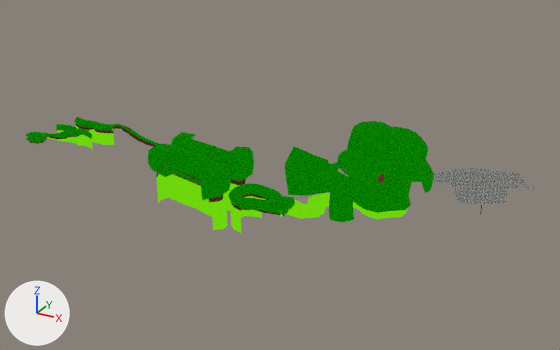
Before and after pictures for a commit that changed the glTF model Assets/Meshes/Levels/CrocLevels/CrocLevel2.glb.
Rendered twice from a 50 mm lens placed at (984.0, -924.0, 481.0), pointed at (355.0, 220.0, -90.0). The axes (+X, +Y, +Z) are drawn at lower left. The lights are the same throughout. The first picture is the older version. Where no turn or scale is listed for an object, it has been applied to the vertices. Vertices at exactly the same position are counted once.
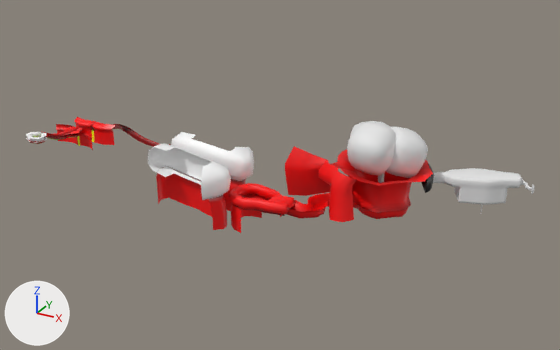
Boxes (x1, y1, x2, y2) around the edits, measured in the pictures (560 x 350 px):
'Cave', recoloured (grey to white): (433, 168, 483, 204) in both
'CavePart2', recoloured (grey to white): (477, 169, 535, 205) in both
part 1 of me_plane, recoloured (green to red): (39, 130, 93, 150) in both
part 2 of me_plane, recoloured: (27, 128, 92, 144) in both
part 3 of me_plane, recoloured (lighter): (26, 124, 92, 143) in both
part 4 of me_plane_001, recoloured (green to red): (76, 126, 128, 145) in both
part 5 of me_plane_001, recoloured: (76, 124, 157, 147) in both
part 6 of me_plane_001, recoloured: (74, 117, 170, 145) in both
part 7 of me_plane_002, recoloured (green to red): (231, 193, 408, 233) in both
part 8 of me_plane_002, recoloured: (232, 194, 285, 216) in both
part 9 of me_plane_002, recoloured (green to red): (228, 146, 434, 222) in both
part 10 of me_cube_007, recoloured (green to white): (148, 132, 254, 200) in both
part 11 of me_cube_007, recoloured: (156, 166, 246, 202) in both
part 12 of me_cube_007, recoloured (green to red): (157, 174, 240, 230) in both
part 13 of me_cube_008, recoloured: (378, 173, 384, 183) in both
part 14 of me_cube_008, recoloured (green to white): (347, 121, 428, 178) in both

The change, as a diff of the scene's bpy script:
```diff
--- a/Assets/Meshes/Levels/CrocLevels/CrocLevel2.glb.py
+++ b/Assets/Meshes/Levels/CrocLevels/CrocLevel2.glb.py
@@ mat_defaultmaterial_003 @@
+mat_defaultmaterial_003 = bpy.data.materials.new('DefaultMaterial.003')
+mat_defaultmaterial_003.use_nodes = True; mat_defaultmaterial_003.node_tree.nodes.clear()
+_N = mat_defaultmaterial_003.node_tree.nodes; _L = mat_defaultmaterial_003.node_tree.links
+n0 = _N.new('ShaderNodeOutputMaterial'); n0.name = 'Material Output'
+n1 = _N.new('ShaderNodeBsdfPrincipled'); n1.name = 'Principled BSDF'
+n2 = _N.new('ShaderNodeVertexColor'); n2.name = 'Color Attribute'
+_L.new(n1.outputs[0], n0.inputs[0])  # 'BSDF' to 'Surface'
+_L.new(n2.outputs[0], n1.inputs[0])  # 'Color' to 'Base Color'
@@ mat_defaultmaterial_002 @@
+mat_defaultmaterial_002 = bpy.data.materials.new('DefaultMaterial.002')
+mat_defaultmaterial_002.use_nodes = True; mat_defaultmaterial_002.node_tree.nodes.clear()
+_N = mat_defaultmaterial_002.node_tree.nodes; _L = mat_defaultmaterial_002.node_tree.links
+n0 = _N.new('ShaderNodeOutputMaterial'); n0.name = 'Material Output'
+n1 = _N.new('ShaderNodeBsdfPrincipled'); n1.name = 'Principled BSDF'
+n2 = _N.new('ShaderNodeVertexColor'); n2.name = 'Color Attribute'
+_L.new(n1.outputs[0], n0.inputs[0])  # 'BSDF' to 'Surface'
+_L.new(n2.outputs[0], n1.inputs[0])  # 'Color' to 'Base Color'
@@ mat_defaultmaterial_001 @@
+mat_defaultmaterial_001 = bpy.data.materials.new('DefaultMaterial.001')
+mat_defaultmaterial_001.use_nodes = True; mat_defaultmaterial_001.node_tree.nodes.clear()
+_N = mat_defaultmaterial_001.node_tree.nodes; _L = mat_defaultmaterial_001.node_tree.links
+n0 = _N.new('ShaderNodeOutputMaterial'); n0.name = 'Material Output'
+n1 = _N.new('ShaderNodeBsdfPrincipled'); n1.name = 'Principled BSDF'
+n2 = _N.new('ShaderNodeVertexColor'); n2.name = 'Color Attribute'
+_L.new(n1.outputs[0], n0.inputs[0])  # 'BSDF' to 'Surface'
+_L.new(n2.outputs[0], n1.inputs[0])  # 'Color' to 'Base Color'
@@ mat_defaultmaterial @@
+mat_defaultmaterial = bpy.data.materials.new('DefaultMaterial')
+mat_defaultmaterial.use_nodes = True; mat_defaultmaterial.node_tree.nodes.clear()
+_N = mat_defaultmaterial.node_tree.nodes; _L = mat_defaultmaterial.node_tree.links
+n0 = _N.new('ShaderNodeOutputMaterial'); n0.name = 'Material Output'
+n1 = _N.new('ShaderNodeBsdfPrincipled'); n1.name = 'Principled BSDF'
+n2 = _N.new('ShaderNodeVertexColor'); n2.name = 'Color Attribute'
+_L.new(n1.outputs[0], n0.inputs[0])  # 'BSDF' to 'Surface'
+_L.new(n2.outputs[0], n1.inputs[0])  # 'Color' to 'Base Color'
@@ me_plane @@
 me_plane.from_pydata(...)  # 482 vertices, 781 faces; spans x -48.9..42.7, y -35.3..90.4, z -53.7..3.1
+# me_plane part 1: all 294 faces that had it switch from mat_grass to mat_defaultmaterial
+# me_plane part 2: all 84 faces that had it switch from mat_trees to mat_defaultmaterial
+# me_plane part 3: all 403 faces that had it switch from mat_leaves to mat_defaultmaterial
@@ me_plane_001 @@
 me_plane_001.from_pydata(...)  # 390 vertices, 686 faces; spans x -48.0..112.0, y 128.0..233.0, z -90.0..-20.0
+# me_plane_001 part 4: all 304 faces that had it switch from mat_grass to mat_defaultmaterial_001
+# me_plane_001 part 5: all 96 faces that had it switch from mat_trees to mat_defaultmaterial_001
+# me_plane_001 part 6: all 286 faces that had it switch from mat_leaves to mat_defaultmaterial_001
@@ me_plane_002 @@
 me_plane_002.from_pydata(...)  # 616 vertices, 1104 faces; spans x -49.0..297.0, y -43.0..228.0, z -47.0..91.0
+# me_plane_002 part 7: all 510 faces that had it switch from mat_grass to mat_defaultmaterial_002
+# me_plane_002 part 8: all 66 faces that had it switch from mat_trees to mat_defaultmaterial_002
+# me_plane_002 part 9: all 528 faces that had it switch from mat_leaves to mat_defaultmaterial_002
@@ me_cube_007 @@
 me_cube_007.from_pydata(...)  # 244 vertices, 380 faces; spans x -77.0..104.0, y -91.0..91.0, z -193.0..-52.0
+# me_cube_007 part 10: all 200 faces that had it switch from mat_leaves to mat_defaultmaterial_003
+# me_cube_007 part 11: all 36 faces that had it switch from mat_trees to mat_defaultmaterial_003
+# me_cube_007 part 12: all 144 faces that had it switch from mat_grass to mat_defaultmaterial_003
@@ me_cube_008 @@
 me_cube_008.from_pydata(...)  # 406 vertices, 768 faces; spans x -73.0..81.0, y -72.0..63.0, z -2.0..174.0
+# me_cube_008 part 13: all 192 faces that had it switch from mat_bark to no material
+# me_cube_008 part 14: all 576 faces that had it switch from mat_leaves_001 to no material
@@ me_mesh @@
 me_mesh.from_pydata(...)  # 832 vertices, 1600 faces; spans x -26.2..79.8, y -17.6..61.9, z -33.0..18.8
-me_mesh.materials.append(mat_stone)
@@ me_mesh_001 @@
 me_mesh_001.from_pydata(...)  # 1240 vertices, 2416 faces; spans x 53.5..166.8, y 6.7..78.6, z -33.0..17.4
-me_mesh_001.materials.append(mat_stone)
```
